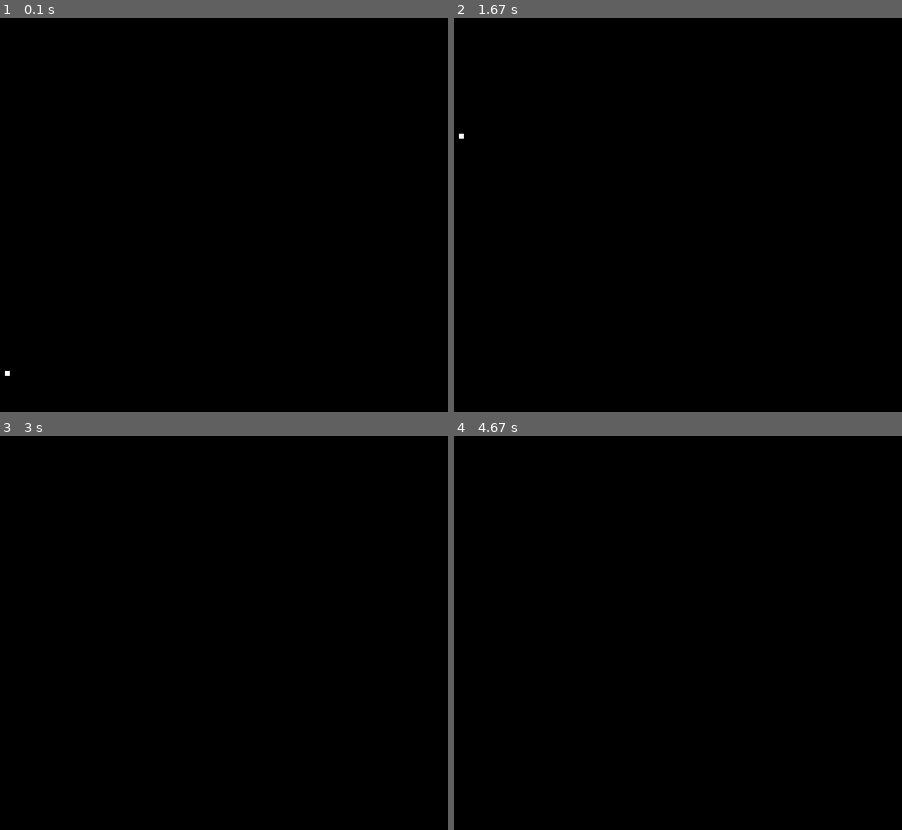
Above: before the commit, frames 1-4 (two rows, left to right).
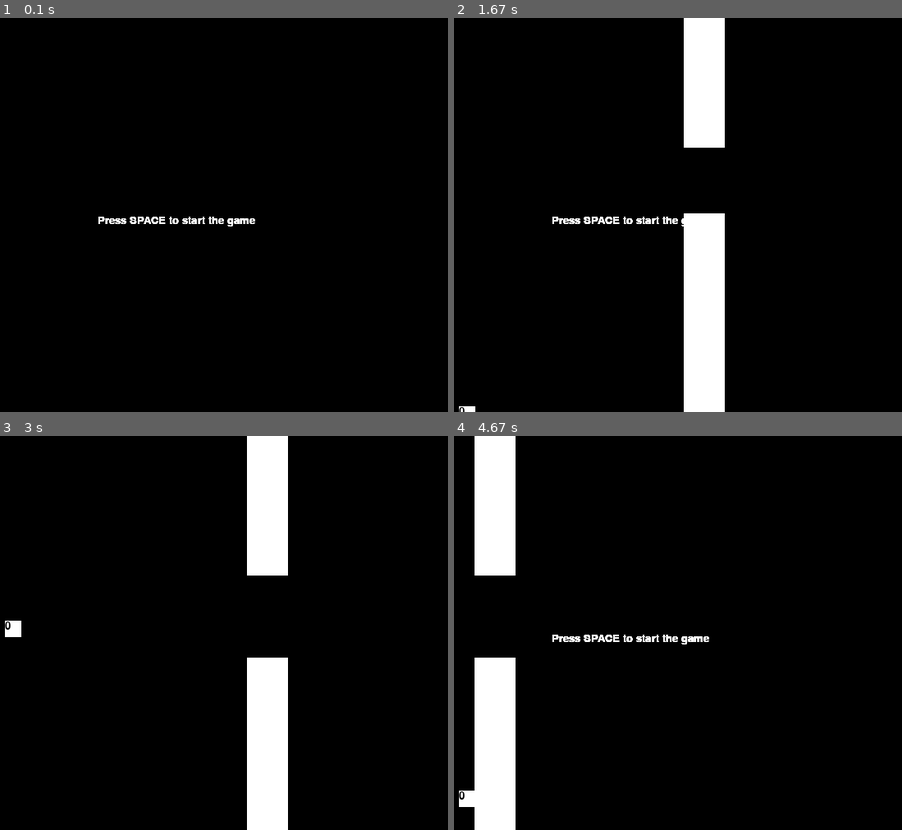
Above: after the commit, the same moments.

Repository: ilya138/pygame_neural
Game: pygame game, started from main.py
Same seed, same stepped clock (60 frames per second), same inputs: the game is played once before the commit and once after it.
Inputs (mouse positions are in pixels of both pictures, inside the frame that each line leads up to):
- Up to frame 1 (0.1 s): no input
- Up to frame 2 (1.67 s): tap Space at 0.33 s; hold Up 0.67-1.13 s; click (807, 203) at 1.22 s
- Up to frame 3 (3 s): hold Space 1.9-2.2 s; hold Up 1.9-2.2 s; hold Up 2.23-2.53 s; hold Up 2.57-2.93 s; hold Up from 2.97 s (still down)
- Up to frame 4 (4.67 s): release Up at 3.27 s; hold Up 3.3-3.67 s; hold Up 3.7-4 s; click (700, 668) at 4.08 s; hold Up from 4.37 s (still down)

The runs differ from the first frame. In frame 1, 0.4% of the frame differs, in the area x 1-57%, y 50-91%; in frame 2, 8.0%, in the area x 1-61%, y 0-100%; in frame 3, 7.4%; in frame 4, 7.8%.

Commit message:
bunch of changees

Diff:
--- a/main.py
+++ b/main.py
@@ -4,76 +4,148 @@
 # constants
 WINSIZE = [640, 480]
 WINCENTER = [320, 240]
-NUMSTARS = 150
-white = 255, 255, 255
-black = 0, 0, 0
+COLOR_WHITE = 255, 255, 255
+COLOR_BLACK = 0, 0, 0
+PIPE_WIDTH = 50
+PIPE_SPEED = 3
+GRAVITY = 0.98
+BIRD_START_X = 100
+BIRD_START_Y = 50
+BIRD_SIZE = 20
+BIRD_JUMP_VELOCITY = 5
 
-class Bonus():
+class PipeLine():
 
-    speed = 1
-    pos = (WINSIZE[1], random.randint(50, WINSIZE[1] - WINSIZE[1]//3))
-    size = random.randint(5, 10)
+    rect_Top_Pipe = None
+    rect_Bottom_Pipe = None
+    x = None
 
-    def tick(self, surface, pixel):
+    def tick(self, scene):
 
-        pygame.draw.circle(surface, black, self.pos, self.size)
-        self.pos = (self.pos[0] - self.speed, self.pos[1])
+        pygame.draw.rect(scene, COLOR_BLACK, self.rect_Top_Pipe)
+        pygame.draw.rect(scene, COLOR_BLACK, self.rect_Bottom_Pipe)
 
-        circle = pygame.draw.circle(surface, white, self.pos, self.size)
+        self.rect_Top_Pipe.move_ip(-PIPE_SPEED, 0)
+        self.rect_Bottom_Pipe.move_ip(-PIPE_SPEED, 0)
+
+        pygame.draw.rect(scene, COLOR_WHITE, self.rect_Top_Pipe)
+        pygame.draw.rect(scene, COLOR_WHITE, self.rect_Bottom_Pipe)
+
+        self.x = self.rect_Top_Pipe.x
+
+    def __init__(self, scene):
+
+        self.gap_pos_y = random.randint(50, WINSIZE[1] - 120)
+        self.gap_size = random.randint(80, 120)
+
+        topPipePos = (WINSIZE[0] - PIPE_WIDTH, 0, PIPE_WIDTH, self.gap_pos_y)
+        bottomPipePos = (WINSIZE[0] - PIPE_WIDTH, self.gap_pos_y + self.gap_size, PIPE_WIDTH, WINSIZE[1] - self.gap_pos_y + self.gap_size)
+        self.rect_Top_Pipe = pygame.draw.rect(scene, COLOR_WHITE, topPipePos)
+        self.rect_Bottom_Pipe = pygame.draw.rect(scene, COLOR_BLACK, bottomPipePos)
+        self.x = self.rect_Top_Pipe.x
 
 
-        #check overlapping with pixel
+class Bird():
 
-class Pixel():
+    rect = None
+    velocity = 0
+    score = 0
+    dead = False
 
-    #main object
-    Rect = None
-    velocity = 0
+    def tick(self, scene):
 
-    def tick(self, surface):
+        if self.dead:
+            return
 
-        y = int(self.Rect.y - self.velocity)
+        y = int(self.rect.y - self.velocity)
 
-        if y >= self.start_y:
-            self.velocity = 0
+        if y <= 0 or y >= WINSIZE[1]:
+            self.kill()
         else:
-            self.draw(surface, black)
-            self.Rect.move_ip(0, -self.velocity)
-            self.velocity = self.velocity - 0.5
-            self.draw(surface, white)
+            self.draw(scene, COLOR_BLACK)
+            self.rect.move_ip(0, -self.velocity)
+            self.velocity = self.velocity - GRAVITY
+            self.draw(scene, COLOR_WHITE)
 
-    def draw(self, surface, color):
-        pygame.draw.rect(surface, color, self.Rect)
+    def draw(self, scene, color):
 
-    def __init__(self, surface):
-        self.Rect = pygame.draw.rect(surface, white, (100, WINSIZE[1] - 50, 6, 6))
-        self.start_y = self.Rect.y
+        global font
+        pygame.draw.rect(scene, color, self.rect)
+        score_text = font.render("{}".format(self.score), True, COLOR_BLACK)
+        scene.blit(score_text, self.rect)
+
+    def jump(self):
+        self.velocity = BIRD_JUMP_VELOCITY
+
+    def overlaps(self, pipes):
+        return pipes.rect_Top_Pipe.colliderect(self.rect) or pipes.rect_Bottom_Pipe.colliderect(self.rect)
+
+    def __init__(self, scene):
+        self.rect = pygame.draw.rect(scene, COLOR_WHITE, (BIRD_START_X, BIRD_START_Y, BIRD_SIZE, BIRD_SIZE))
+
+    def kill(self):
+        self.dead = True
 
 def main():
 
+    global font
+
+    # initialize and prepare scene
     random.seed()
     clock = pygame.time.Clock()
+    pygame.init()
+    scene = pygame.display.set_mode(WINSIZE)
 
-    # initialize and prepare screen
-    pygame.init()
-    screen = pygame.display.set_mode(WINSIZE)
-    pygame.display.set_caption("Neural test")
+    font = pygame.font.SysFont(pygame.font.get_default_font(), 20)
+    pygame.display.set_caption("Flappy bird + neural")
 
-    pixel = Pixel(screen)
-    #bonus = Bonus(screen)
+    pipeLines = []
+    birds = []
+    game_started = False
 
     # main game loop
-    while 1:
+    while True:
 
-        pixel.tick(screen)
-        #bonus.tick(screen, pixel)
-
+        # Controls and stuff
         pygame.display.update()
         for e in pygame.event.get():
-            if hasattr(e, "key") and e.key in [K_UP, K_SPACE]:
-                pixel.velocity = 10
+            if hasattr(e, "key"):
+                if e.key == K_UP:
+                    for bird in birds:
+                        bird.jump()
+                elif e.key == K_SPACE and not game_started:
+                    pipeLines = [PipeLine(scene)]
+                    birds = [Bird(scene)]
+                    game_started = True
+                    scene.fill(COLOR_BLACK)
+            elif e.type == MOUSEBUTTONDOWN:
+                for bird in birds:
+                    bird.jump()
+
+        if not game_started:
+            text = font.render("Press SPACE to start the game", True, COLOR_WHITE)
+            scene.blit(text, (WINSIZE[0] // 3, WINSIZE[1] // 2))
+        else:
+            for bird in birds:
+                bird.tick(scene)
+
+                for pipeLine in pipeLines:
+                    pipeLine.tick(scene)
+
+                    if bird.overlaps(pipeLine):
+                        bird.kill()
+
+                if bird.rect.x >= pipeLine.rect_Top_Pipe.x and len(pipeLines) == 1:
+                    pipeLines.append(PipeLine(scene))
+                    bird.score += 1
+
+        if all(bird.dead for bird in birds):
+            game_started = False
+
+        for lineToDelete in [pipe for pipe in pipeLines if pipe.x < -PIPE_WIDTH]:
+            pipeLines.remove(lineToDelete)
+
         clock.tick(60)
-
 
 # if python says run, then we should run
 if __name__ == "__main__":
Not shown, added: requirements.txt
